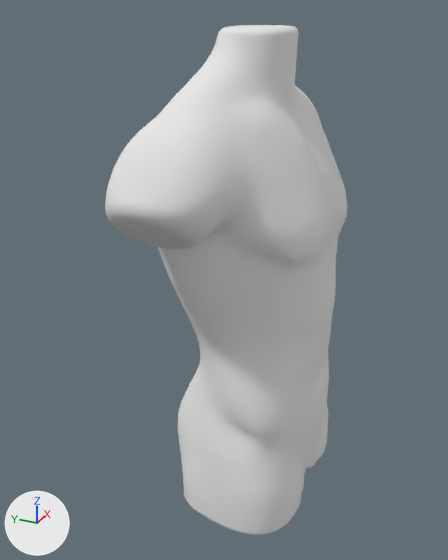
The glTF model frontend/public/models/body_parts/torso.glb: old version first, new version second.
Before and after are seen from a 50 mm lens placed at (-9.97, -3.55, 21.15), pointed at (-0.24, 0.83, 16.28). The axes (+X, +Y, +Z) are drawn at lower left. The lights are the same throughout. The older version comes first. Where no turn or scale is listed for an object, it has been applied to the vertices.

Objects in the first picture: 'FinalBaseMesh'.
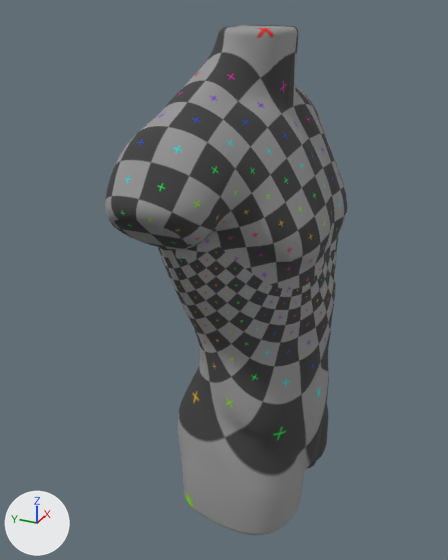
Where the change shows, as pixel boxes [x1, y1, x2, y2] in the pictures (448 x 560 px; the box of a moved part takes in the faces that stretch with it):
```json
{"object": "FinalBaseMesh", "change": "surface changed", "before": [105, 25, 347, 535], "after": [105, 25, 347, 535], "on screen": "white to grey"}
{"part": 1, "of": "me_finalbasemesh", "change": "moved or reshaped", "before": [283, 101, 303, 121], "after": [283, 101, 303, 121]}
{"part": 2, "of": "me_finalbasemesh", "change": "moved or reshaped", "before": [231, 25, 285, 28], "after": [231, 25, 285, 28]}
{"part": 3, "of": "me_finalbasemesh", "change": "moved or reshaped", "before": [301, 453, 316, 486], "after": [301, 453, 316, 469]}
```

Scene script edits in JSON lines:
```json
{"op": "add", "block": "img_untitled", "code": ["img_untitled = load_image('Untitled', '_unpacked/Untitled', 1024, 1024, 'sRGB')"]}
{"op": "remove", "block": "mat_default", "code": "mat_default.base_color = (0.8, 0.8, 0.8)  # white #e7e7e7"}
{"op": "add", "block": "mat_default", "code": "mat_default.texture = img_untitled"}
{"block": "me_finalbasemesh", "where": "me_finalbasemesh.from_pydata(...)  # 7974 vertices, 15944 faces; spans x -3.14..3.14, y -1.19..1.85, z 9.48..18.29"}
{"block": "me_finalbasemesh", "where": "# used by ob_finalbasemesh; location = (0.0, 0.0, 2.41)"}
{"block": "me_finalbasemesh", "change": "me_finalbasemesh part 1"}
{"block": "me_finalbasemesh", "change": "6 faces are deleted"}
{"block": "me_finalbasemesh", "change": "6 new faces join them"}
{"block": "me_finalbasemesh", "change": "me_finalbasemesh part 2"}
{"block": "me_finalbasemesh", "change": "6 faces are deleted"}
{"block": "me_finalbasemesh", "change": "6 new faces join them"}
{"block": "me_finalbasemesh", "change": "me_finalbasemesh part 3"}
{"block": "me_finalbasemesh", "change": "78 faces are deleted"}
{"block": "me_finalbasemesh", "change": "78 new faces join them"}
```
